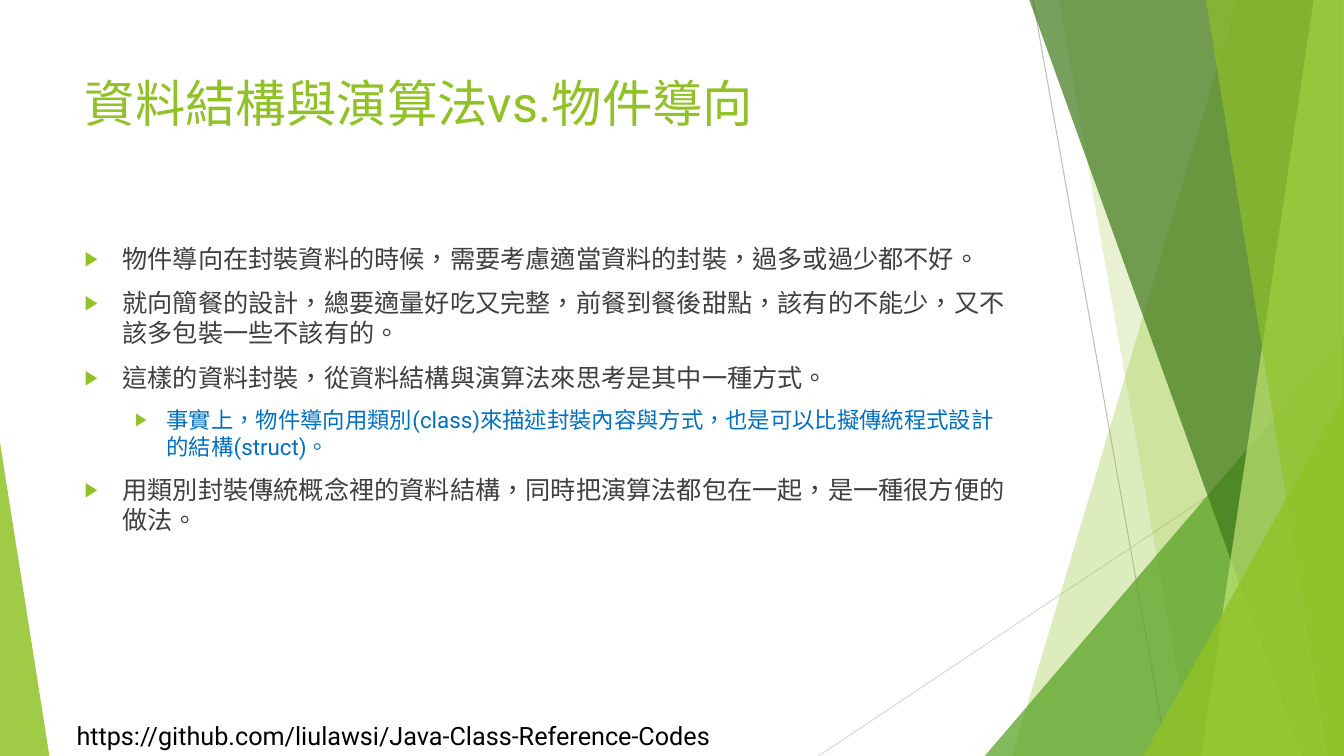
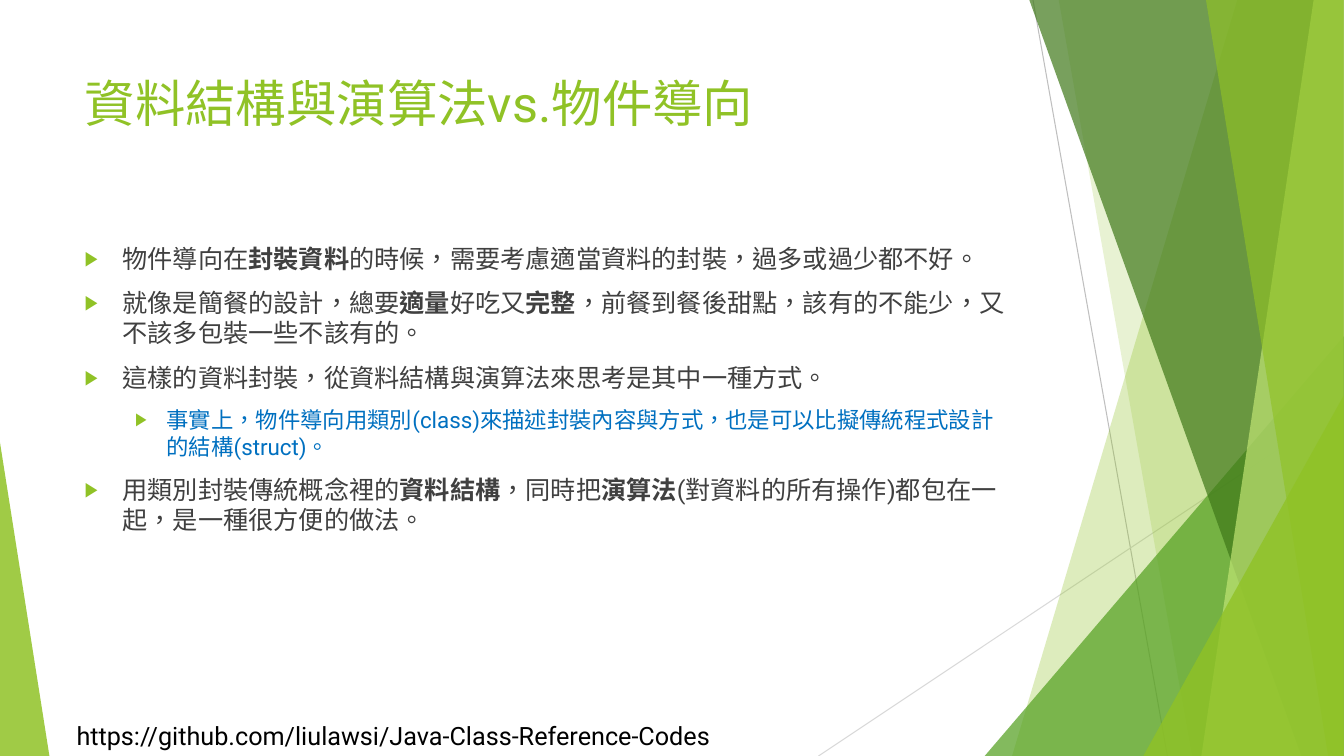
Before and after one commit to liulawsi/My_PPTs, a slide deck: slide 5 of LCC/Java/10_物件導向程式設計.pptx. Drawn at 1344x756 pixels with LibreOffice and Linux fonts; fonts in the diff are those of the drawing; background and template pictures are left out. Boxes give left, top, right and bottom in pixels: in the first picture for what was removed or moved away, otherwise in the second. Text is boxed around its words. In the diff, an @@ line names an element or a change of style, - is before the commit and + after.

```diff
--- a/LCC/Java/10_物件導向程式設計.pptx
+++ b/LCC/Java/10_物件導向程式設計.pptx
@@ text at box(123, 246, 980, 271): bold on in "物件導向在封裝資料的時候，需要考慮適當資料的封裝，過多或過少都不好。" @@
@@ text at box(123, 290, 1005, 344): text changed @@
-▶ 就向簡餐的設計，總要適量好吃又完整，前餐到餐後甜點，該有的不能少，又不該多包裝一些不該有的。
+▶ 就像是簡餐的設計，總要適量好吃又完整，前餐到餐後甜點，該有的不能少，又不該多包裝一些不該有的。
@@ text at box(123, 477, 997, 531): text changed @@
-▶ 用類別封裝傳統概念裡的資料結構，同時把演算法都包在一起，是一種很方便的做法。
+▶ 用類別封裝傳統概念裡的資料結構，同時把演算法(對資料的所有操作)都包在一起，是一種很方便的做法。
```
Also in this commit, not shown: 7 other slides changed, 4 slides added, 4 other files.
